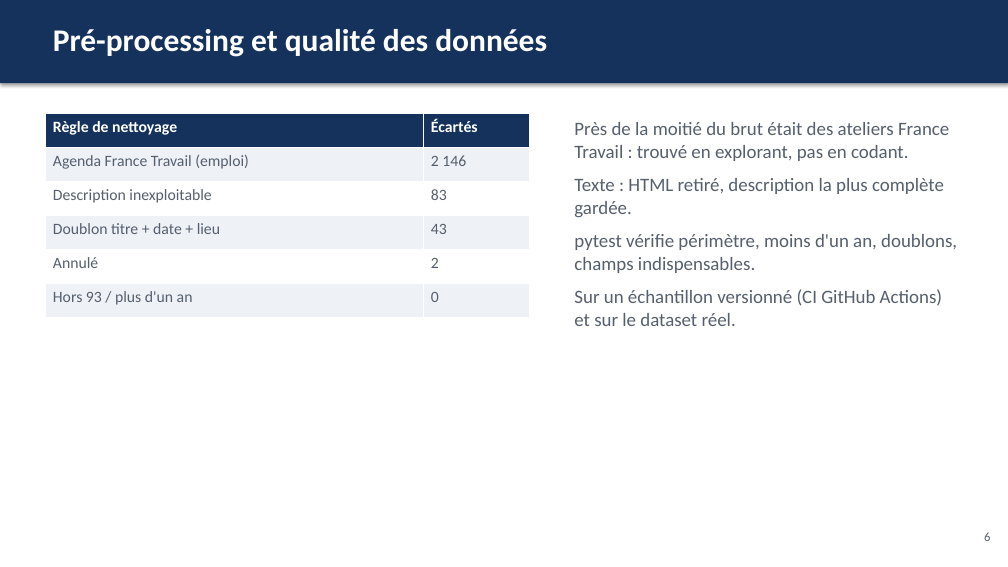
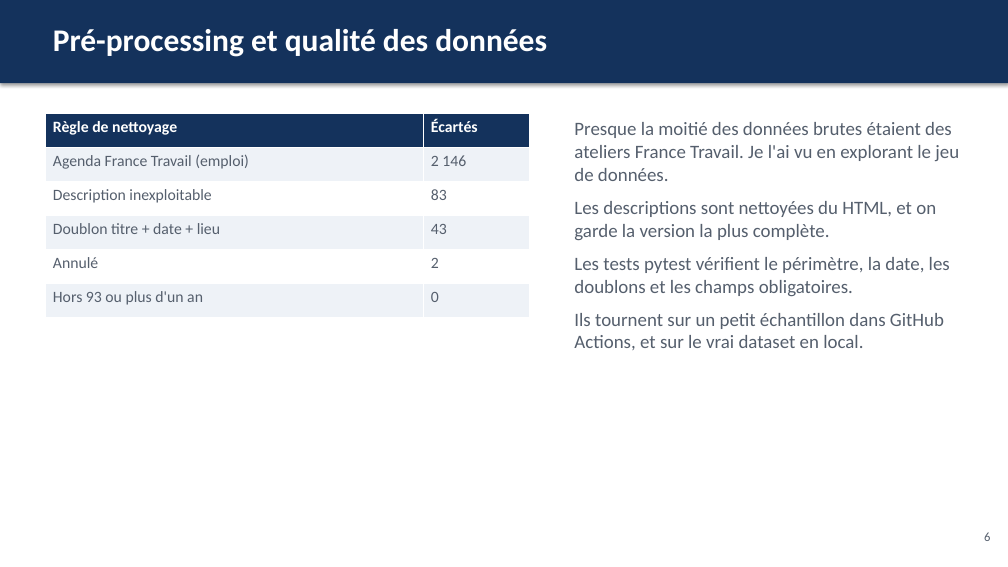
Before and after one commit to Matz-ai/concevoir-et-deployer-un-systeme-rag, a slide deck: slide 6 of livrables/presentation.pptx. Drawn at 1008x567 pixels with LibreOffice and Linux fonts; fonts in the diff are those of the drawing. Boxes give left, top, right and bottom in pixels: in the first picture for what was removed or moved away, otherwise in the second. Text is boxed around its words. In the diff, an @@ line names an element or a change of style, - is before the commit and + after.

```diff
--- a/livrables/presentation.pptx
+++ b/livrables/presentation.pptx
@@ table at <box>45,113,529,318</box> @@
-row 6, column 1: Hors 93 / plus d'un an
+row 6, column 1: Hors 93 ou plus d'un an
@@ text at <box>574,122,959,350</box>: text changed @@
-Près de la moitié du brut était des ateliers France Travail : trouvé en explorant, pas en codant.
-Texte : HTML retiré, description la plus complète gardée.
-pytest vérifie périmètre, moins d'un an, doublons, champs indispensables.
-Sur un échantillon versionné (CI GitHub Actions) et sur le dataset réel.
+Presque la moitié des données brutes étaient des ateliers France Travail. Je l'ai vu en explorant le jeu de données.
+Les descriptions sont nettoyées du HTML, et on garde la version la plus complète.
+Les tests pytest vérifient le périmètre, la date, les doublons et les champs obligatoires.
+Ils tournent sur un petit échantillon dans GitHub Actions, et sur le vrai dataset en local.
```
Also in this commit, not shown: 11 other slides changed, 1 other file.
